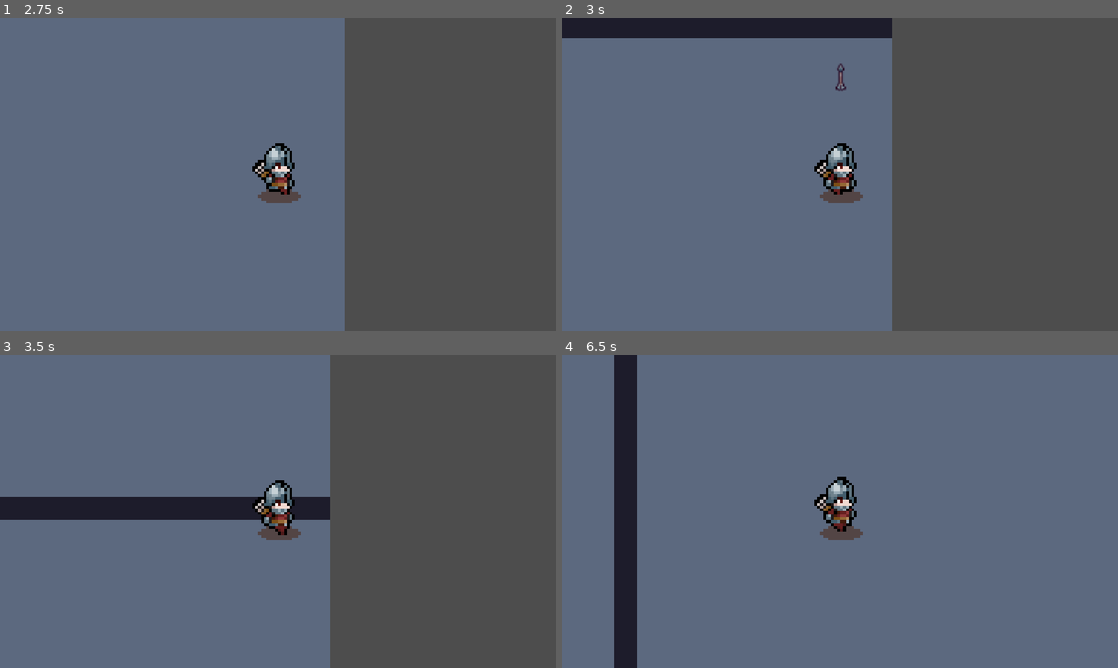
Above: before the commit, frames 1-4 (two rows, left to right).
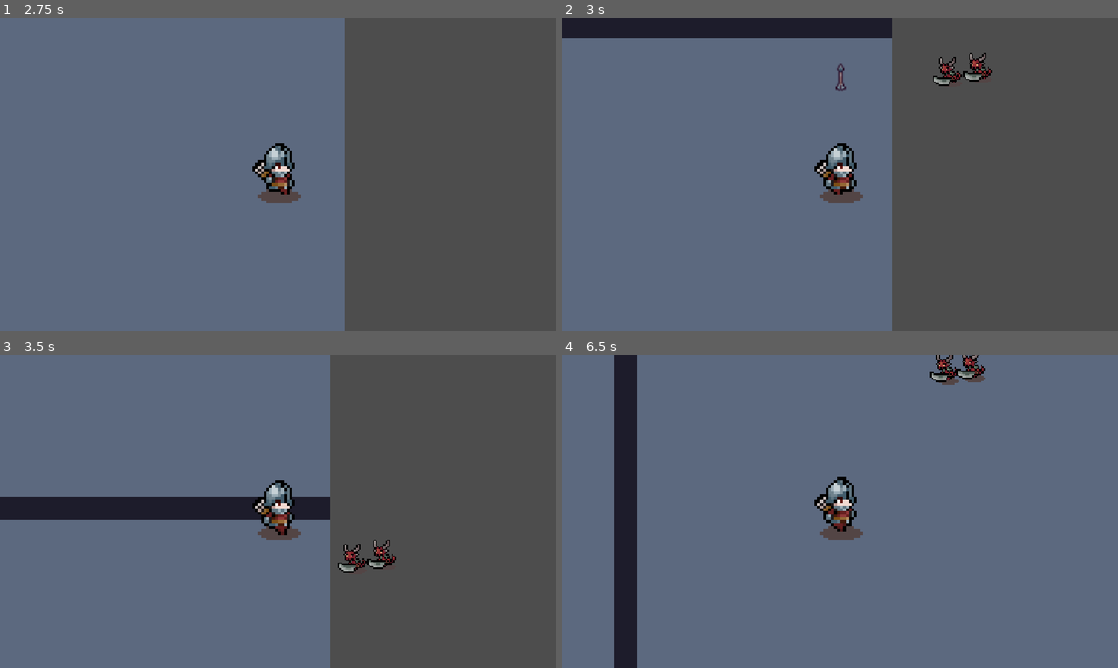
Above: after the commit, the same moments.

Repository: vorrjjard-2/game-dev
Game: Godot game, scene res://node_2d.tscn
Two runs of this game, one before a commit and one after it. Both use one fixed random seed, a clock stepped at 60 frames per second and the inputs below. The engine's default icon, where the game draws it, is replaced by a stand-in: a white triangle on a blue panel in a dark square.
Inputs:
- Up to frame 1 (2.75 s): tap Enter (ui_accept) at 0.5, 1.52, 1.55, 1.82 s; hold Right (ui_right) 0.53-1.28 s; hold Enter (ui_accept) 0.53-1.28 s; hold Down (ui_down) 1.28-2.03 s; tap Space (shoot) at 1.35 s; hold Right (ui_right) from 2.03 s (still down); hold Enter (ui_accept) from 2.03 s (still down)
- Up to frame 2 (3 s): release Right (ui_right) at 2.78 s; release Enter (ui_accept) at 2.78 s; hold Up (ui_up) from 2.78 s (still down); tap Space (shoot) at 2.85 s
- Up to frame 3 (3.5 s): keep holding Up (ui_up); tap Enter (ui_accept) at 3.02, 3.05, 3.32 s
- Up to frame 4 (6.5 s): release Up (ui_up) at 3.53 s; hold Enter (ui_accept) 3.53-4.28 s; hold Left (ui_left) 3.53-5.03 s; tap Space (shoot) at 4.35, 5.85 s; tap Enter (ui_accept) at 4.52, 4.55, 4.82, 6.02, 6.05, 6.32 s; hold Down (ui_down) 5.03-5.78 s; hold Enter (ui_accept) 5.03-5.78 s; hold Right (ui_right) from 5.78 s (still down)

Frame 1 is identical in both runs. In frame 2, 0.5% of the frame differs, in the area x 66-78%, y 11-22%; in frame 3, 0.5%; in frame 4, 0.6%, in the area x 66-77%, y 0-10%.

Commit message:
fixed spawning while standing still

Diff:
--- a/game-3/arrow.tscn
+++ b/game-3/arrow.tscn
@@ -6,7 +6,7 @@
 [sub_resource type="RectangleShape2D" id="RectangleShape2D_gbb63"]
 size = Vector2(20, 7)
 
-[node name="Arrow" type="Area2D" unique_id=724070301 groups=["player"]]
+[node name="Arrow" type="Area2D" unique_id=724070301]
 script = ExtResource("1_2ndhl")
 
 [node name="Sprite2D" type="Sprite2D" parent="." unique_id=809760904]
--- a/game-3/character_body_2d.gd
+++ b/game-3/character_body_2d.gd
@@ -11,12 +11,10 @@
 func _ready() -> void:
 	animated_sprite.play("idle")
 
-
 func _physics_process(delta: float) -> void:
 	var direction := Input.get_vector("ui_left", "ui_right", "ui_up", "ui_down")
 	if is_hurting:
 			animated_sprite.play("hurt")
-			facing = direction.normalized()
 			velocity = direction * SPEED
 			move_and_slide()
 	else:
--- a/game-3/enemy.tscn
+++ b/game-3/enemy.tscn
@@ -149,11 +149,10 @@
 "speed": 5.0
 }]
 
-[sub_resource type="CircleShape2D" id="CircleShape2D_1kcfw"]
-radius = 8.062258
+[sub_resource type="CircleShape2D" id="CircleShape2D_epg4t"]
+radius = 7.0
 
-[sub_resource type="CircleShape2D" id="CircleShape2D_pr7xa"]
-radius = 11.0
+[sub_resource type="CircleShape2D" id="CircleShape2D_iifgy"]
 
 [node name="Enemy" type="CharacterBody2D" unique_id=762941587 groups=["enemy"]]
 collision_layer = 3
@@ -167,15 +166,14 @@
 animation = &"hurt"
 
 [node name="CollisionShape2D" type="CollisionShape2D" parent="." unique_id=613317956]
-visible = false
-shape = SubResource("CircleShape2D_1kcfw")
+shape = SubResource("CircleShape2D_epg4t")
 
 [node name="Area2D" type="Area2D" parent="." unique_id=329761505 groups=["enemy"]]
 collision_layer = 2
 collision_mask = 2
 
 [node name="CollisionShape2D" type="CollisionShape2D" parent="Area2D" unique_id=1841276136]
-shape = SubResource("CircleShape2D_pr7xa")
+shape = SubResource("CircleShape2D_iifgy")
 
 [connection signal="body_entered" from="Area2D" to="." method="_on_area_2d_body_entered"]
 [connection signal="body_exited" from="Area2D" to="." method="_on_area_2d_body_exited"]
--- a/game-3/world.gd
+++ b/game-3/world.gd
@@ -15,14 +15,14 @@
 		await get_tree().create_timer(wait_time).timeout
 		spawn_enemy()
 
-# func _unhandled_input(event: InputEvent) -> void:
-#	if event.is_action_pressed("ui_accept"):
-#		spawn_enemy()
+func _unhandled_input(event: InputEvent) -> void:
+	if event.is_action_pressed("ui_accept"):
+		spawn_enemy()
 
 func spawn_enemy() -> void:
 	var enemy = ENEMY_SCENE.instantiate() as CharacterBody2D
 	var facing_dir := Vector2.RIGHT
-	if player is CharacterBody2D and player.velocity != Vector2.ZERO:
+	if player is CharacterBody2D:
 		facing_dir = player.facing
 
 	var spawn_pos = player.global_position + (facing_dir * SPAWN_DISTANCE)
